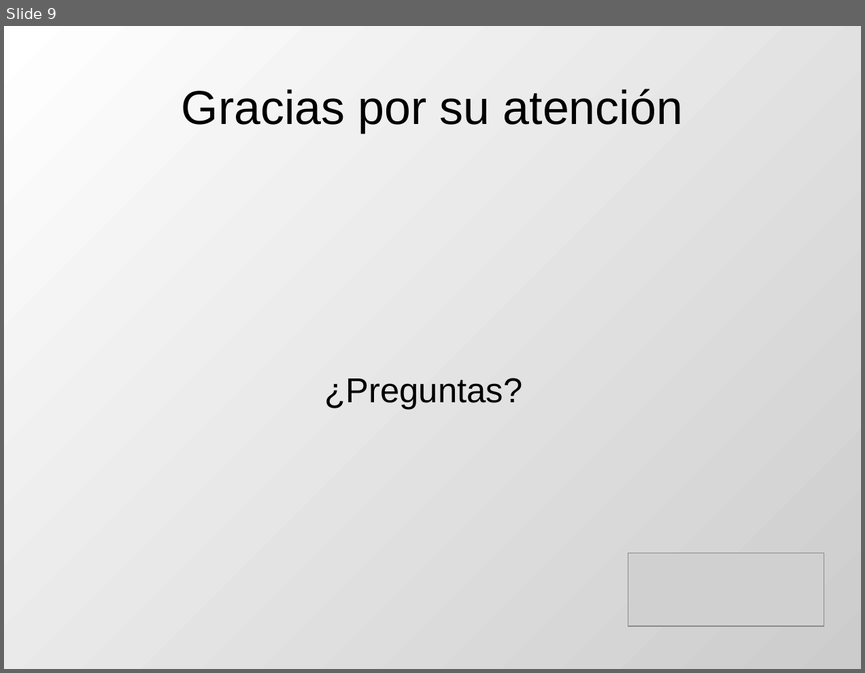
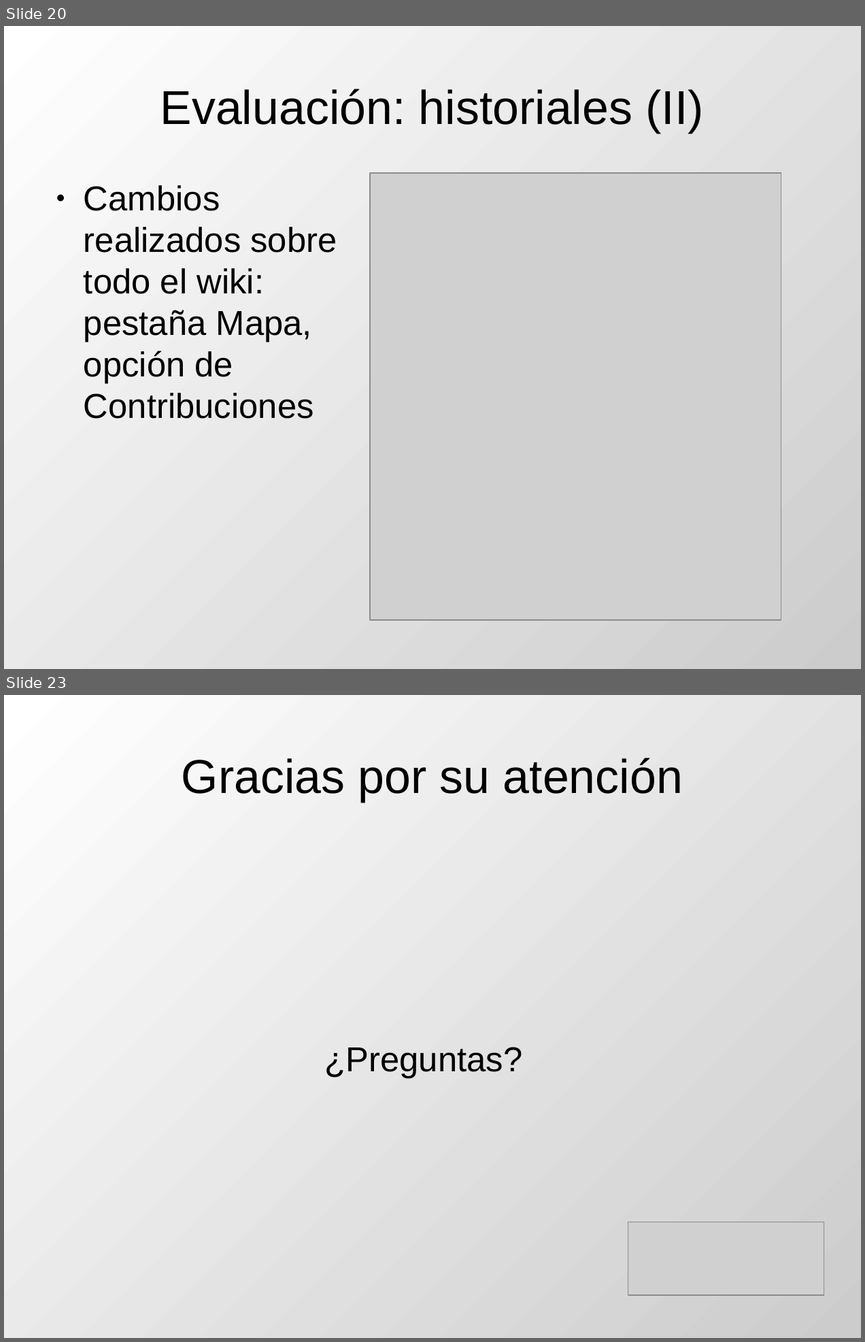
Before and after one commit to DrPantera/wikis4education, a slide deck: uca-2013_07/tema-3-WikisEnMoodle.odp. Shown one above the other, each under a label of ours: slide 9 before the commit, slides 20 and 23 after it; the slides between them are not shown. The pictures are 865x673 and 865x1342 pixels, drawn with LibreOffice and Linux fonts; fonts in the diff are those of the drawing; grey boxes stand for pictures. Boxes give left, top, right and bottom in pixels: in the first picture for what was removed or moved away, otherwise in the second. Text is boxed around its words. In the diff, an @@ line names an element or a change of style, - is before the commit and + after.

```diff
--- a/uca-2013_07/tema-3-WikisEnMoodle.odp
+++ b/uca-2013_07/tema-3-WikisEnMoodle.odp
@@ slide 20 added at box(4, 26, 861, 669), background gradient #FFFFFF to #CCCCCC @@
@@ title added at box(160, 89, 703, 133), 44 pt, text #000000 @@
+Evaluación: historiales (II)
@@ text added at box(84, 185, 337, 418), 32 pt, text #000000 @@
+● Cambios realizados sobre todo el wiki: pestaña Mapa, opción de Contribuciones
@@ picture added at box(371, 173, 781, 620) @@
@@ what was slide 9 is now slide 23 @@
```
Also in this commit, not shown: 3 slides changed, 16 other slides added, 3 slides removed.
